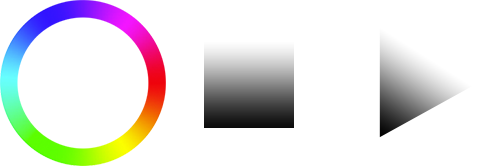
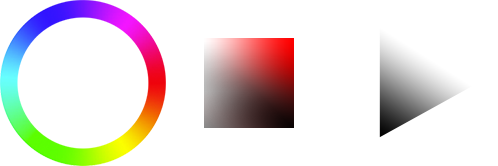
Before/after of a w=498, h=166 layered artwork. What changed in the layer stack:
painted on "Layer 7" over [204, 48, 292, 128]
added layer "Layer 11 copy" in group "box" over [204, 38, 291, 128]
hid "Layer 8", painted on it over [204, 38, 291, 128]
added layer "Layer 9" in group "box" over [204, 45, 294, 128]
added layer "Layer 10" in group "box" over [204, 38, 294, 128]
